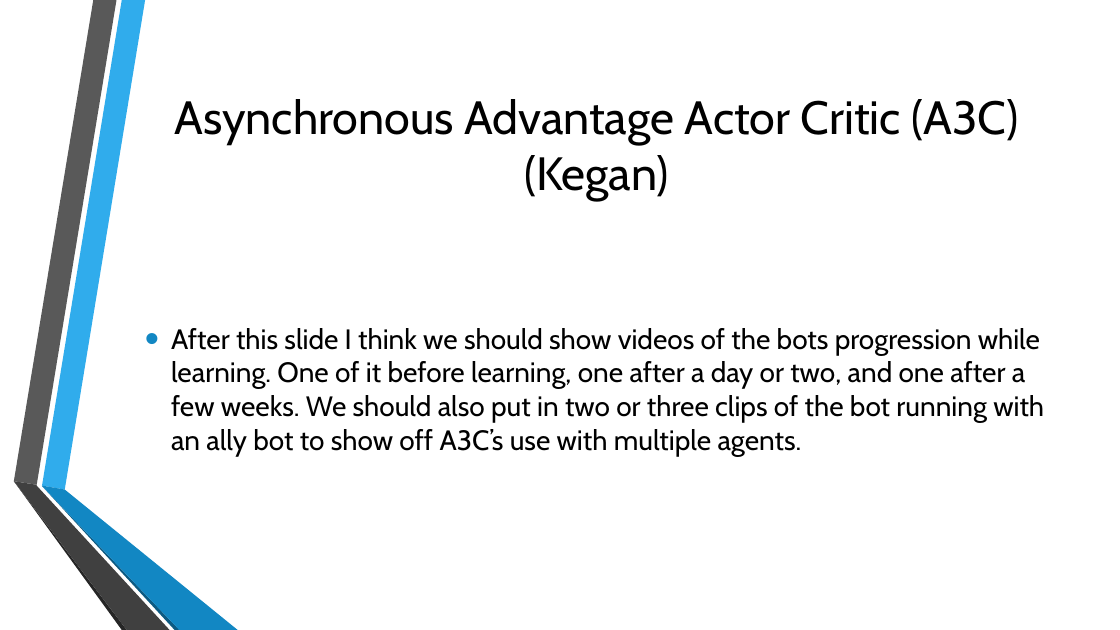
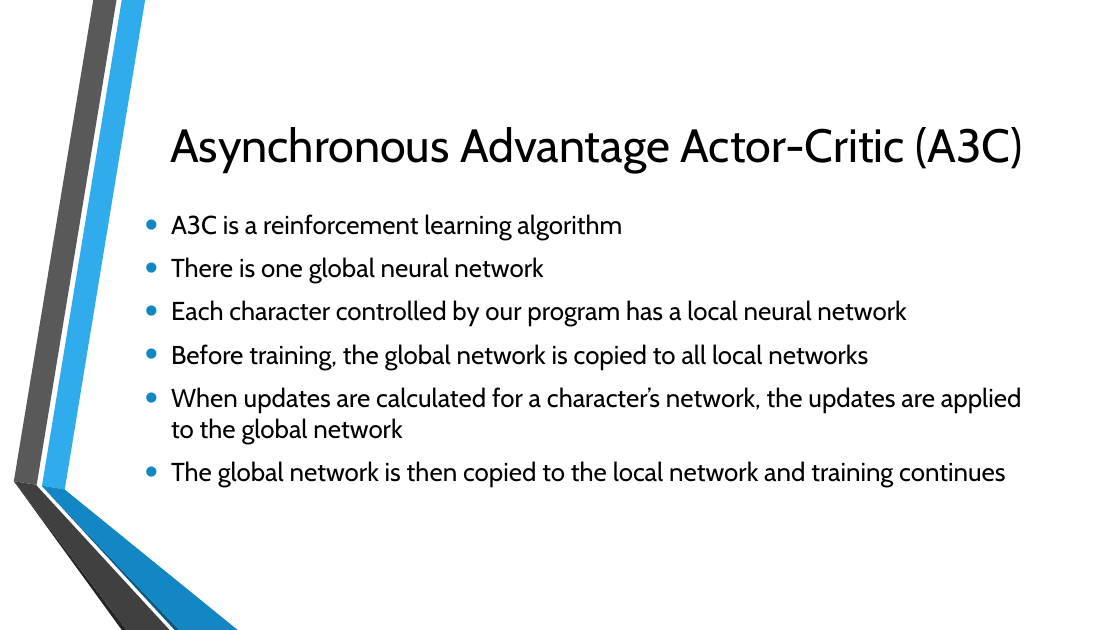
Before and after one commit to KeganMc/Super-Smash-Bros-Melee-AI, a slide deck: slide 5 of Documents/ProjectPresentation.pptx. Drawn at 1120x630 pixels with LibreOffice and Linux fonts; fonts in the diff are those of the drawing; background and template pictures are left out. Boxes give left, top, right and bottom in pixels: in the first picture for what was removed or moved away, otherwise in the second. Text is boxed around its words. In the diff, an @@ line names an element or a change of style, - is before the commit and + after.

Commit message:
Completed the text on my slides

```diff
--- a/Documents/ProjectPresentation.pptx
+++ b/Documents/ProjectPresentation.pptx
@@ title at [170,127,1023,173]: text changed @@
-Asynchronous Advantage Actor Critic (A3C) (Kegan)
+Asynchronous Advantage Actor-Critic (A3C)
@@ text at [171,257,1022,487]: text changed; size 24 to 22.2 pt @@
-• After this slide I think we should show videos of the bots progression while learning. One of it before learning, one after a day or two, and one after a few weeks. We should also put in two or three clips of the bot running with an ally bot to show off A3C’s use with multiple agents.
+• A3C is a reinforcement learning algorithm
+• There is one global neural network
+• Each character controlled by our program has a local neural network
+• Before training, the global network is copied to all local networks
+• When updates are calculated for a character’s network, the updates are applied to the global network
+• The global network is then copied to the local network and training continues
```
Also in this commit, not shown: 1 other slide changed.
